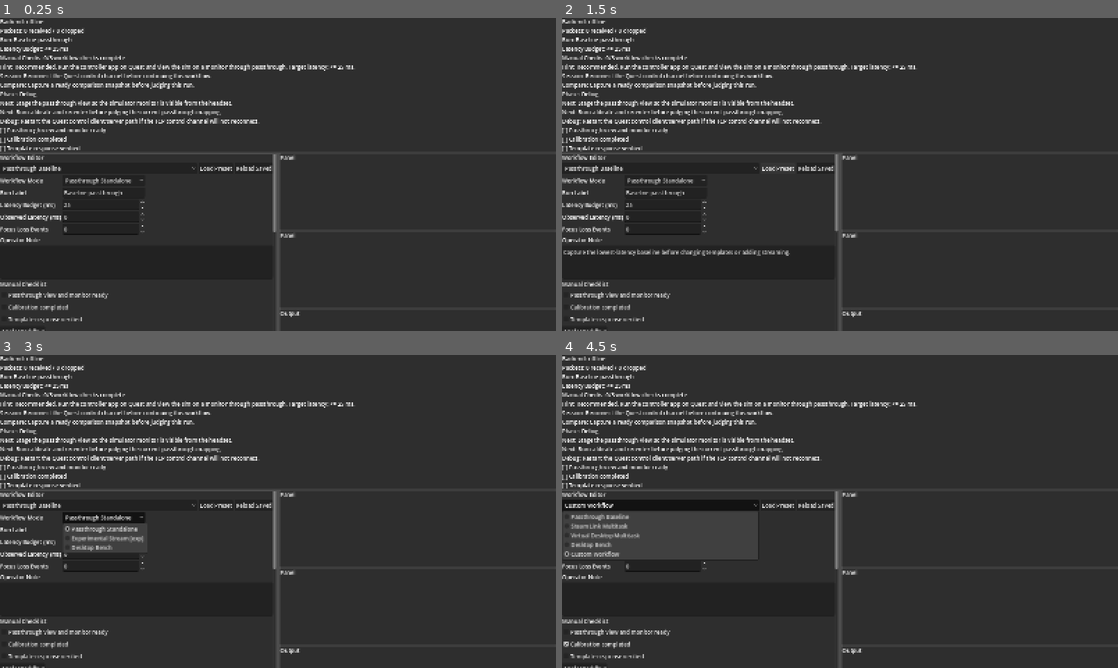
Above: before the commit, frames 1-4 (two rows, left to right).
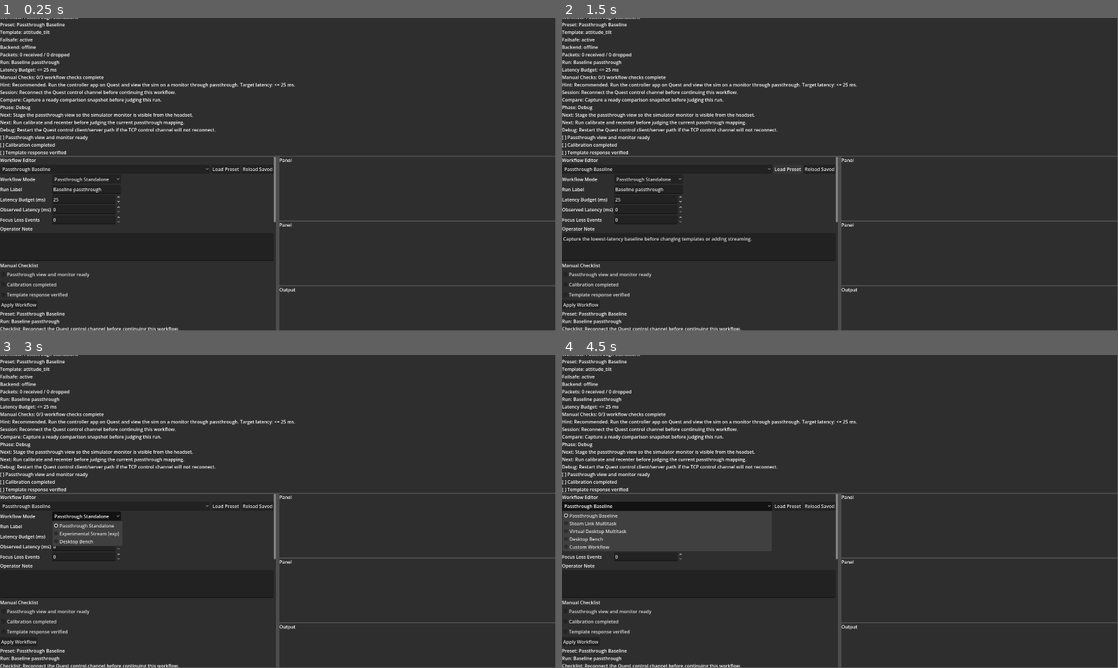
Above: after the commit, the same moments.

Repository: twaananen/6dof-drone-sim
Game: Godot game, scene res://scenes/pc_main.tscn
Two runs of this game, one before a commit and one after it. Both use one fixed random seed, a clock stepped at 60 frames per second and the inputs below.
Inputs (mouse positions are in pixels of both pictures, inside the frame that each line leads up to):
- Up to frame 1 (0.25 s): no input
- Up to frame 2 (1.5 s): click "Passthrough Baseline" at 0.5 s; click "Load Preset" at 1.25 s
- Up to frame 3 (3 s): click "Reload Saved" at 2 s; click "Passthrough Standalone" at 2.75 s
- Up to frame 4 (4.5 s): click (578, 642) at 3.5 s, where only the run after the commit has a clickable "Apply Workflow"; click "Custom Workflow" (after the commit: "Passthrough Baseline") at 4.25 s
In our replay, the window is 800x450 before the commit and 799x449 after it. These sizes can differ from the game's own. Grey fills any space a smaller window leaves; there, only what the larger window draws over its background counts as a difference.

The runs differ from the first frame. In frame 1, 9.0% of the frame differs, in the area x 0-100%, y 0-100%; in frame 2, 9.7%; in frame 3, 9.8%; in frame 4, 9.4%.

Commit message:
Update project files and make elements fit on screen.

Diff:
--- a/project.godot
+++ b/project.godot
@@ -16,9 +16,8 @@
 
 [display]
 
-window/size/viewport_width=1600
-window/size/viewport_height=900
-window/stretch/mode="canvas_items"
+window/size/viewport_width=1920
+window/size/viewport_height=1080
 
 [editor_plugins]
 
--- a/scenes/pc_main.tscn
+++ b/scenes/pc_main.tscn
@@ -46,19 +46,19 @@
 layout_mode = 2
 size_flags_vertical = 3
 
-[node name="LeftColumnScroll" type="ScrollContainer" parent="VBox/MainSplit"]
+[node name="LeftColumnScroll" type="ScrollContainer" parent="VBox/MainSplit" unique_id=1124138890]
 layout_mode = 2
 size_flags_horizontal = 3
 size_flags_vertical = 3
 
-[node name="LeftColumn" type="VBoxContainer" parent="VBox/MainSplit/LeftColumnScroll"]
+[node name="LeftColumn" type="VBoxContainer" parent="VBox/MainSplit/LeftColumnScroll" unique_id=1317855923]
 layout_mode = 2
 size_flags_horizontal = 3
 
-[node name="WorkflowEditorPanel" parent="VBox/MainSplit/LeftColumnScroll/LeftColumn" instance=ExtResource("9")]
+[node name="WorkflowEditorPanel" parent="VBox/MainSplit/LeftColumnScroll/LeftColumn" unique_id=1570041894 instance=ExtResource("9")]
 layout_mode = 2
 
-[node name="WorkflowRunPanel" parent="VBox/MainSplit/LeftColumnScroll/LeftColumn" instance=ExtResource("10")]
+[node name="WorkflowRunPanel" parent="VBox/MainSplit/LeftColumnScroll/LeftColumn" unique_id=1711650922 instance=ExtResource("10")]
 layout_mode = 2
 
 [node name="TemplateEditor" parent="VBox/MainSplit/LeftColumnScroll/LeftColumn" unique_id=1996861880 instance=ExtResource("5")]
--- a/scenes/quest_main.tscn
+++ b/scenes/quest_main.tscn
@@ -73,50 +73,47 @@
 [node name="StreamClientSelect" type="OptionButton" parent="CanvasLayer/Panel/VBox" unique_id=663098151]
 layout_mode = 2
 
-[node name="RunLabelFieldLabel" type="Label" parent="CanvasLayer/Panel/VBox"]
+[node name="RunLabelFieldLabel" type="Label" parent="CanvasLayer/Panel/VBox" unique_id=692596208]
 layout_mode = 2
 text = "Run Label"
 
-[node name="RunLabelEdit" type="LineEdit" parent="CanvasLayer/Panel/VBox"]
+[node name="RunLabelEdit" type="LineEdit" parent="CanvasLayer/Panel/VBox" unique_id=928448555]
 layout_mode = 2
 placeholder_text = "Describe this Quest experiment pass"
 
-[node name="LatencyBudgetLabel" type="Label" parent="CanvasLayer/Panel/VBox"]
+[node name="LatencyBudgetLabel" type="Label" parent="CanvasLayer/Panel/VBox" unique_id=636328008]
 layout_mode = 2
 text = "Latency Budget (ms)"
 
-[node name="LatencyBudgetSpin" type="SpinBox" parent="CanvasLayer/Panel/VBox"]
+[node name="LatencyBudgetSpin" type="SpinBox" parent="CanvasLayer/Panel/VBox" unique_id=965862136]
 layout_mode = 2
 max_value = 200.0
-step = 1.0
-
-[node name="ObservedLatencyLabel" type="Label" parent="CanvasLayer/Panel/VBox"]
+
+[node name="ObservedLatencyLabel" type="Label" parent="CanvasLayer/Panel/VBox" unique_id=2075506626]
 layout_mode = 2
 text = "Observed Latency (ms)"
 
-[node name="ObservedLatencySpin" type="SpinBox" parent="CanvasLayer/Panel/VBox"]
+[node name="ObservedLatencySpin" type="SpinBox" parent="CanvasLayer/Panel/VBox" unique_id=1951533236]
 layout_mode = 2
 max_value = 500.0
-step = 1.0
-
-[node name="FocusLossLabel" type="Label" parent="CanvasLayer/Panel/VBox"]
+
+[node name="FocusLossLabel" type="Label" parent="CanvasLayer/Panel/VBox" unique_id=1378643866]
 layout_mode = 2
 text = "Focus Loss Events"
 
-[node name="FocusLossSpin" type="SpinBox" parent="CanvasLayer/Panel/VBox"]
+[node name="FocusLossSpin" type="SpinBox" parent="CanvasLayer/Panel/VBox" unique_id=1969299526]
 layout_mode = 2
 max_value = 20.0
-step = 1.0
-
-[node name="OperatorNoteLabel" type="Label" parent="CanvasLayer/Panel/VBox"]
+
+[node name="OperatorNoteLabel" type="Label" parent="CanvasLayer/Panel/VBox" unique_id=1297690659]
 layout_mode = 2
 text = "Operator Note"
 
-[node name="OperatorNoteEdit" type="TextEdit" parent="CanvasLayer/Panel/VBox"]
+[node name="OperatorNoteEdit" type="TextEdit" parent="CanvasLayer/Panel/VBox" unique_id=1745006147]
 custom_minimum_size = Vector2(0, 96)
 layout_mode = 2
 
-[node name="ApplySessionDetailsButton" type="Button" parent="CanvasLayer/Panel/VBox"]
+[node name="ApplySessionDetailsButton" type="Button" parent="CanvasLayer/Panel/VBox" unique_id=545197466]
 layout_mode = 2
 text = "Apply Session Details"
 
@@ -134,28 +131,28 @@
 layout_mode = 2
 text = "Recenter"
 
-[node name="SnapshotButtons" type="HBoxContainer" parent="CanvasLayer/Panel/VBox"]
-layout_mode = 2
-
-[node name="SnapshotNoteLabel" type="Label" parent="CanvasLayer/Panel/VBox"]
+[node name="SnapshotButtons" type="HBoxContainer" parent="CanvasLayer/Panel/VBox" unique_id=329832062]
+layout_mode = 2
+
+[node name="CaptureSnapshotButton" type="Button" parent="CanvasLayer/Panel/VBox/SnapshotButtons" unique_id=1749057654]
+layout_mode = 2
+text = "Capture Snapshot"
+
+[node name="ReportIssueButton" type="Button" parent="CanvasLayer/Panel/VBox/SnapshotButtons" unique_id=1377264420]
+layout_mode = 2
+text = "Report Issue"
+
+[node name="ExportReportButton" type="Button" parent="CanvasLayer/Panel/VBox/SnapshotButtons" unique_id=1499348036]
+layout_mode = 2
+text = "Export Report"
+
+[node name="SnapshotNoteLabel" type="Label" parent="CanvasLayer/Panel/VBox" unique_id=1695285413]
 layout_mode = 2
 text = "Snapshot / Export Note"
 
-[node name="SnapshotNoteEdit" type="TextEdit" parent="CanvasLayer/Panel/VBox"]
+[node name="SnapshotNoteEdit" type="TextEdit" parent="CanvasLayer/Panel/VBox" unique_id=607617922]
 custom_minimum_size = Vector2(0, 72)
 layout_mode = 2
-
-[node name="CaptureSnapshotButton" type="Button" parent="CanvasLayer/Panel/VBox/SnapshotButtons"]
-layout_mode = 2
-text = "Capture Snapshot"
-
-[node name="ReportIssueButton" type="Button" parent="CanvasLayer/Panel/VBox/SnapshotButtons"]
-layout_mode = 2
-text = "Report Issue"
-
-[node name="ExportReportButton" type="Button" parent="CanvasLayer/Panel/VBox/SnapshotButtons"]
-layout_mode = 2
-text = "Export Report"
 
 [node name="Tuning" type="VBoxContainer" parent="CanvasLayer/Panel/VBox" unique_id=207690134]
 layout_mode = 2
--- a/scenes/shared/workflow_editor_panel.tscn
+++ b/scenes/shared/workflow_editor_panel.tscn
@@ -1,113 +1,107 @@
-[gd_scene format=3]
+[gd_scene format=3 uid="uid://d2x6u6k3dvl1e"]
 
-[ext_resource type="Script" path="res://scripts/ui/workflow_editor_panel.gd" id="1"]
+[ext_resource type="Script" uid="uid://72iyh0qvdss7" path="res://scripts/ui/workflow_editor_panel.gd" id="1"]
 
-[node name="WorkflowEditorPanel" type="PanelContainer"]
+[node name="WorkflowEditorPanel" type="PanelContainer" unique_id=1665197073]
 custom_minimum_size = Vector2(520, 320)
 script = ExtResource("1")
 
-[node name="VBox" type="VBoxContainer" parent="."]
+[node name="VBox" type="VBoxContainer" parent="." unique_id=1413324345]
 layout_mode = 2
 
-[node name="Title" type="Label" parent="VBox"]
+[node name="Title" type="Label" parent="VBox" unique_id=1665267713]
 layout_mode = 2
 text = "Workflow Editor"
 
-[node name="Toolbar" type="HBoxContainer" parent="VBox"]
+[node name="Toolbar" type="HBoxContainer" parent="VBox" unique_id=2132919134]
 layout_mode = 2
 
-[node name="PresetSelect" type="OptionButton" parent="VBox/Toolbar"]
+[node name="PresetSelect" type="OptionButton" parent="VBox/Toolbar" unique_id=101221183]
 layout_mode = 2
 size_flags_horizontal = 3
 
-[node name="ApplyPresetButton" type="Button" parent="VBox/Toolbar"]
+[node name="ApplyPresetButton" type="Button" parent="VBox/Toolbar" unique_id=108951497]
 layout_mode = 2
 text = "Load Preset"
 
-[node name="ReloadButton" type="Button" parent="VBox/Toolbar"]
+[node name="ReloadButton" type="Button" parent="VBox/Toolbar" unique_id=219530949]
 layout_mode = 2
 text = "Reload Saved"
 
-[node name="Form" type="GridContainer" parent="VBox"]
+[node name="Form" type="GridContainer" parent="VBox" unique_id=1771503863]
 layout_mode = 2
 columns = 2
 
-[node name="ModeLabel" type="Label" parent="VBox/Form"]
+[node name="ModeLabel" type="Label" parent="VBox/Form" unique_id=1588910606]
 layout_mode = 2
 text = "Workflow Mode"
 
-[node name="ModeSelect" type="OptionButton" parent="VBox/Form"]
+[node name="ModeSelect" type="OptionButton" parent="VBox/Form" unique_id=1385681522]
 layout_mode = 2
 
-[node name="StreamClientLabel" type="Label" parent="VBox/Form"]
+[node name="StreamClientLabel" type="Label" parent="VBox/Form" unique_id=165852226]
 layout_mode = 2
 text = "Stream App"
 
-[node name="StreamClientSelect" type="OptionButton" parent="VBox/Form"]
+[node name="StreamClientSelect" type="OptionButton" parent="VBox/Form" unique_id=27914603]
 layout_mode = 2
 
-[node name="RunLabel" type="Label" parent="VBox/Form"]
+[node name="RunLabel" type="Label" parent="VBox/Form" unique_id=667017751]
 layout_mode = 2
 text = "Run Label"
 
-[node name="RunLabelEdit" type="LineEdit" parent="VBox/Form"]
+[node name="RunLabelEdit" type="LineEdit" parent="VBox/Form" unique_id=1117804292]
 layout_mode = 2
 placeholder_text = "Describe this experiment run"
 
-[node name="LatencyBudgetLabel" type="Label" parent="VBox/Form"]
+[node name="LatencyBudgetLabel" type="Label" parent="VBox/Form" unique_id=1364892894]
 layout_mode = 2
 text = "Latency Budget (ms)"
 
-[node name="LatencyBudgetSpin" type="SpinBox" parent="VBox/Form"]
+[node name="LatencyBudgetSpin" type="SpinBox" parent="VBox/Form" unique_id=115869585]
 layout_mode = 2
-min_value = 0.0
 max_value = 200.0
-step = 1.0
 
-[node name="ObservedLatencyLabel" type="Label" parent="VBox/Form"]
+[node name="ObservedLatencyLabel" type="Label" parent="VBox/Form" unique_id=1459708351]
 layout_mode = 2
 text = "Observed Latency (ms)"
 
-[node name="ObservedLatencySpin" type="SpinBox" parent="VBox/Form"]
+[node name="ObservedLatencySpin" type="SpinBox" parent="VBox/Form" unique_id=524396520]
 layout_mode = 2
-min_value = 0.0
 max_value = 500.0
-step = 1.0
 
-[node name="FocusLossLabel" type="Label" parent="VBox/Form"]
+[node name="FocusLossLabel" type="Label" parent="VBox/Form" unique_id=701556566]
 layout_mode = 2
 text = "Focus Loss Events"
 
-[node name="FocusLossSpin" type="SpinBox" parent="VBox/Form"]
+[node name="FocusLossSpin" type="SpinBox" parent="VBox/Form" unique_id=1640336184]
 layout_mode = 2
-min_value = 0.0
 max_value = 20.0
-step = 1.0
 
-[node name="NoteLabel" type="Label" parent="VBox"]
+[node name="NoteLabel" type="Label" parent="VBox" unique_id=1445222300]
 layout_mode = 2
 text = "Operator Note"
 
-[node name="NoteEdit" type="TextEdit" parent="VBox"]
+[node name="NoteEdit" type="TextEdit" parent="VBox" unique_id=1832094859]
 custom_minimum_size = Vector2(0, 96)
 layout_mode = 2
 
-[node name="ChecklistLabel" type="Label" parent="VBox"]
+[node name="ChecklistLabel" type="Label" parent="VBox" unique_id=957666420]
 layout_mode = 2
 text = "Manual Checklist"
 
-[node name="ChecklistBox" type="VBoxContainer" parent="VBox"]
+[node name="ChecklistBox" type="VBoxContainer" parent="VBox" unique_id=916515291]
 layout_mode = 2
 
-[node name="Buttons" type="HBoxContainer" parent="VBox"]
+[node name="Buttons" type="HBoxContainer" parent="VBox" unique_id=209696959]
 layout_mode = 2
 
-[node name="ApplyButton" type="Button" parent="VBox/Buttons"]
+[node name="ApplyButton" type="Button" parent="VBox/Buttons" unique_id=478197698]
 layout_mode = 2
 text = "Apply Workflow"
 
-[node name="SummaryLabel" type="Label" parent="VBox"]
+[node name="SummaryLabel" type="Label" parent="VBox" unique_id=1123170707]
 custom_minimum_size = Vector2(0, 104)
 layout_mode = 2
+text = "Checklist: waiting for workflow settings."
 autowrap_mode = 3
-text = "Checklist: waiting for workflow settings."
--- a/scenes/shared/workflow_run_panel.tscn
+++ b/scenes/shared/workflow_run_panel.tscn
@@ -1,59 +1,58 @@
-[gd_scene format=3]
+[gd_scene format=3 uid="uid://dxqlxmvy7kw7a"]
 
-[ext_resource type="Script" path="res://scripts/ui/workflow_run_panel.gd" id="1"]
+[ext_resource type="Script" uid="uid://ca4hhbrvhk2ja" path="res://scripts/ui/workflow_run_panel.gd" id="1"]
 
-[node name="WorkflowRunPanel" type="PanelContainer"]
+[node name="WorkflowRunPanel" type="PanelContainer" unique_id=1523238891]
 custom_minimum_size = Vector2(520, 280)
 script = ExtResource("1")
 
-[node name="VBox" type="VBoxContainer" parent="."]
+[node name="VBox" type="VBoxContainer" parent="." unique_id=430447810]
 layout_mode = 2
 
-[node name="Title" type="Label" parent="VBox"]
+[node name="Title" type="Label" parent="VBox" unique_id=766037833]
 layout_mode = 2
 text = "Run Snapshots"
 
-[node name="CurrentSummary" type="Label" parent="VBox"]
+[node name="CurrentSummary" type="Label" parent="VBox" unique_id=986208528]
 custom_minimum_size = Vector2(0, 120)
 layout_mode = 2
+text = "Waiting for workflow runtime state."
 autowrap_mode = 3
-text = "Waiting for workflow runtime state."
 
-[node name="NoteLabel" type="Label" parent="VBox"]
+[node name="NoteLabel" type="Label" parent="VBox" unique_id=475097596]
 layout_mode = 2
 text = "Snapshot Note"
 
-[node name="NoteEdit" type="TextEdit" parent="VBox"]
+[node name="NoteEdit" type="TextEdit" parent="VBox" unique_id=930501822]
 custom_minimum_size = Vector2(0, 72)
 layout_mode = 2
 
-[node name="Buttons" type="HBoxContainer" parent="VBox"]
+[node name="Buttons" type="HBoxContainer" parent="VBox" unique_id=1197695970]
 layout_mode = 2
 
-[node name="CaptureButton" type="Button" parent="VBox/Buttons"]
+[node name="CaptureButton" type="Button" parent="VBox/Buttons" unique_id=329721062]
 layout_mode = 2
 text = "Capture Snapshot"
 
-[node name="IssueButton" type="Button" parent="VBox/Buttons"]
+[node name="IssueButton" type="Button" parent="VBox/Buttons" unique_id=1391561091]
 layout_mode = 2
 text = "Report Issue"
 
-[node name="ExportButton" type="Button" parent="VBox/Buttons"]
+[node name="ExportButton" type="Button" parent="VBox/Buttons" unique_id=1616937624]
 layout_mode = 2
 text = "Export Report"
 
-[node name="ExportStatus" type="Label" parent="VBox"]
+[node name="ExportStatus" type="Label" parent="VBox" unique_id=1513577443]
 custom_minimum_size = Vector2(0, 56)
 layout_mode = 2
+text = "No report exported yet. Generate one after a headset pass or issue capture."
 autowrap_mode = 3
-text = "No report exported yet. Generate one after a headset pass or issue capture."
 
-[node name="HistoryTitle" type="Label" parent="VBox"]
+[node name="HistoryTitle" type="Label" parent="VBox" unique_id=2145541817]
 layout_mode = 2
 text = "Recent Snapshots"
 
-[node name="History" type="RichTextLabel" parent="VBox"]
+[node name="History" type="RichTextLabel" parent="VBox" unique_id=1334047841]
 custom_minimum_size = Vector2(0, 180)
 layout_mode = 2
 size_flags_vertical = 3
-bbcode_enabled = false
